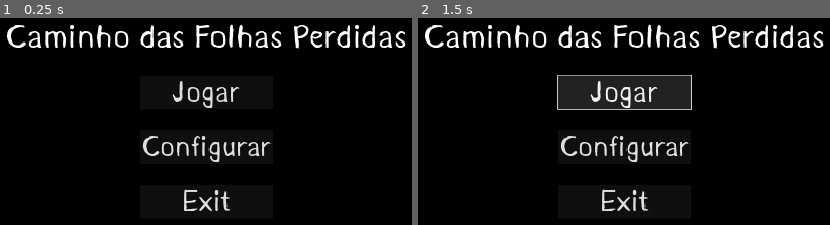
Above: before the commit, frames 1-2 (left to right).
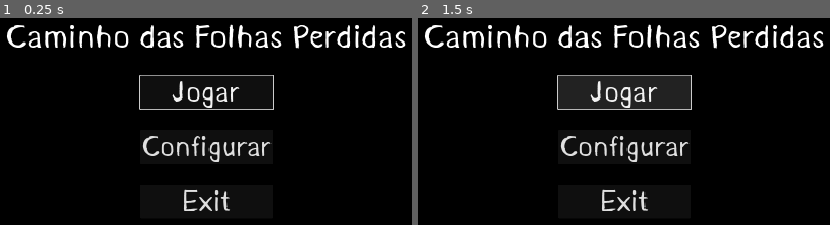
Above: after the commit, the same moments.

Repository: TechnoDark-ti/Projeto-CA-ADA-PELA-VERDADE
Game: Godot game, scene res://cenas/menu/menu_main.tscn
Same seed, same stepped clock (60 frames per second), same inputs: the game is played once before the commit and once after it. The project has no main scene, so this scene is started directly.
Inputs:
- Up to frame 1 (0.25 s): no input
- Up to frame 2 (1.5 s): click "Jogar" at 0.5 s; click "Jogar" at 1.25 s

The runs differ from the first frame. In frame 1, 0.4% of the frame differs, in the area x 33-67%, y 27-45%; in frame 2, nothing differs.

Commit message:
Update menu_main.tscn

Diff:
--- a/cenas/menu/menu_main.tscn
+++ b/cenas/menu/menu_main.tscn
@@ -1,9 +1,10 @@
-[gd_scene load_steps=2 format=3 uid="uid://cntbaoeh55dp3"]
+[gd_scene load_steps=3 format=3 uid="uid://cntbaoeh55dp3"]
 
-[ext_resource type="FontFile" uid="uid://c07tqyncxhe2e" path="res://assets/fonts/Kurland.ttf" id="1_4onsk"]
+[ext_resource type="Script" path="res://scripts/menu_principal.gd" id="1_qf3d8"]
+[ext_resource type="FontFile" uid="uid://c07tqyncxhe2e" path="res://assets/fonts/Kurland.ttf" id="2_qesau"]
 
 [node name="Menu_Principal" type="Control"]
-custom_minimum_size = Vector2(1920, 1080)
+custom_minimum_size = Vector2(1080, 720)
 layout_mode = 3
 anchors_preset = 15
 anchor_right = 1.0
@@ -12,6 +13,7 @@
 offset_bottom = 63.0
 grow_horizontal = 2
 grow_vertical = 2
+script = ExtResource("1_qf3d8")
 
 [node name="Background" type="ColorRect" parent="."]
 layout_mode = 1
Not shown: 4 places in cenas/menu/menu_main.tscn that only renumber resources
